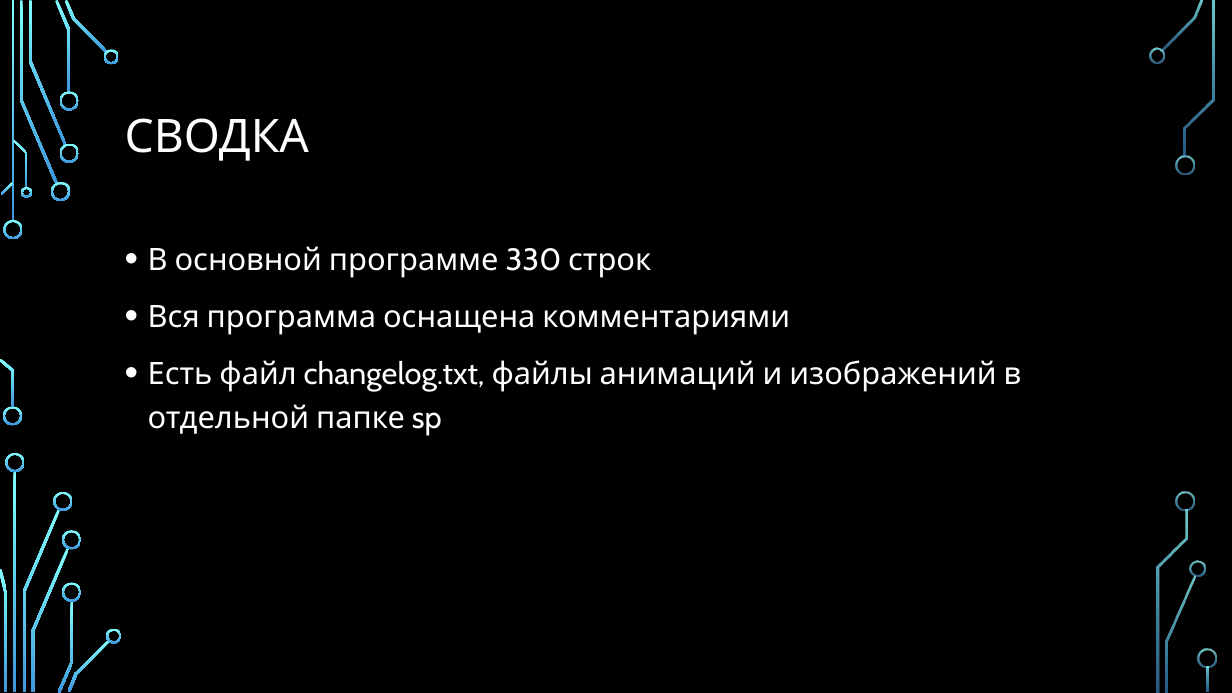
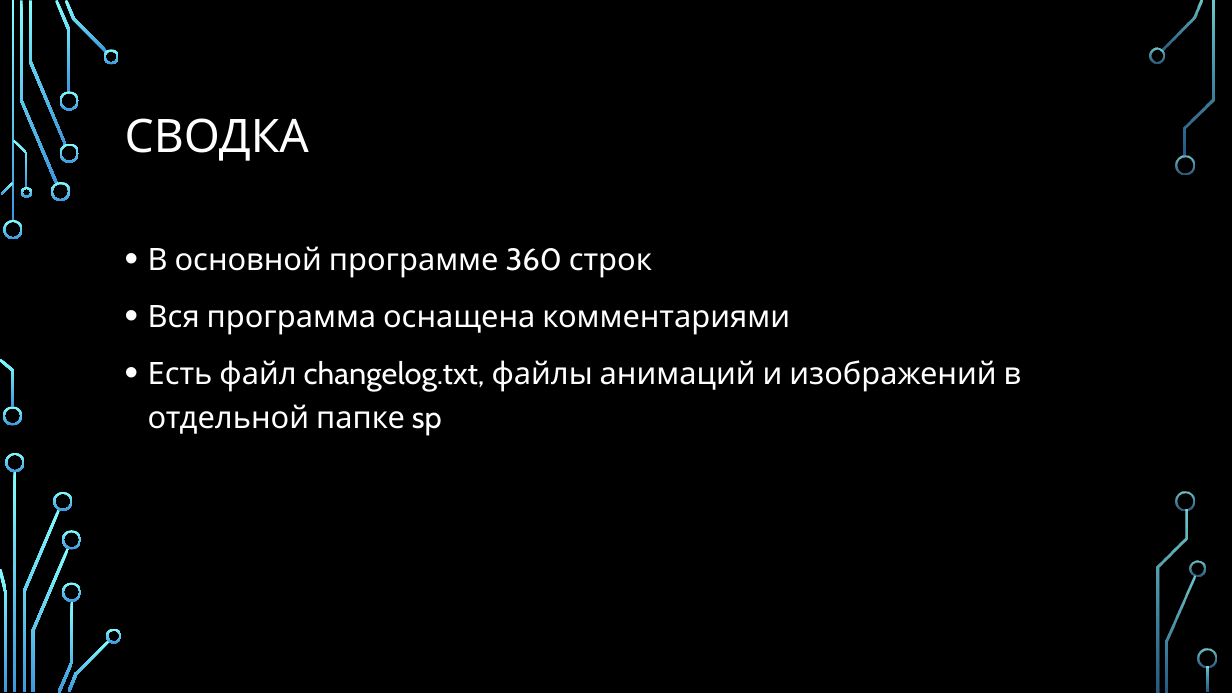
Before and after one commit to AlexeyBirukov1/gleb_lexa, a slide deck: slide 8 of CyberШарики.pptx. Drawn at 1232x693 pixels with LibreOffice and Linux fonts; fonts in the diff are those of the drawing; background and template pictures are left out. Boxes give left, top, right and bottom in pixels: in the first picture for what was removed or moved away, otherwise in the second. Text is boxed around its words. In the diff, an @@ line names an element or a change of style, - is before the commit and + after.

```diff
--- a/CyberШарики.pptx
+++ b/CyberШарики.pptx
@@ text at [148,246,652,278]: text changed @@
-• В основной программе 330 строк
+• В основной программе 360 строк
```
Also in this commit, not shown: 1 other slide changed, 1 slide removed.
